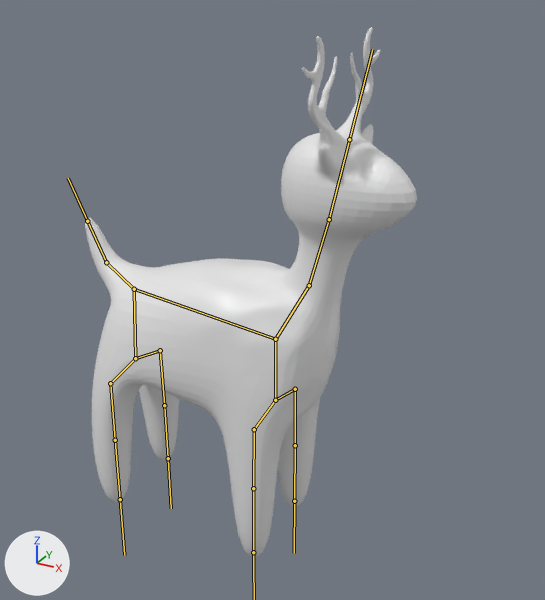
Renders of the FBX model LudumDare49/Assets/Art/Models/animal1.fbx from each side of a commit.
The view is the same before and after, from a 50 mm lens placed at (4.59, -8.44, 8.41), pointed at (-0.18, 0.23, 4.08). Arrows for +X, +Y and +Z are at lower left; the lights stay in place. The bones that bend it are drawn over the model as lines.
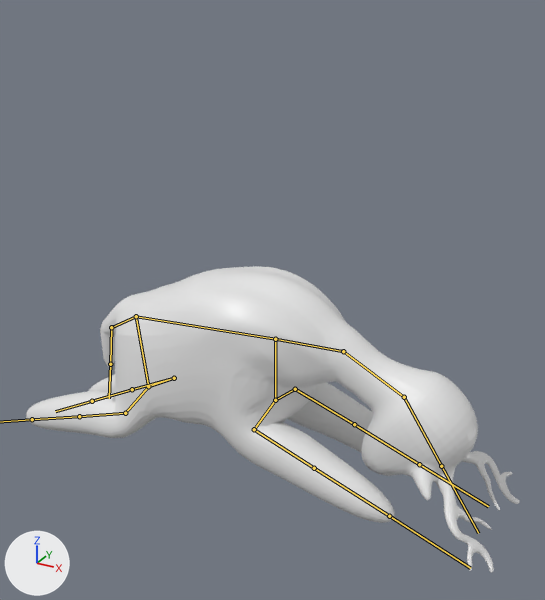
The newer file adds an action. The first version stands in its rest pose; the second is drawn at frame 60 of the action 'Armature|Die'.

What the commit changed:
Bone 'Bone.001' (bone_bone_001) turns from (0, 0, 0) to (0, 0, -58) degrees about its own x, y and z.
Bone 'Bone.002' (bone_bone_002) turns from (0, 0, 0) to (0, 0, -44) degrees about its own x, y and z.
Bone 'Bone.003' (bone_bone_003) turns from (0, 0, 0) to (0, 0, -31) degrees about its own x, y and z.
Bone 'Bone.004' (bone_bone_004) turns from (0, 0, 0) to (0, 0, 11) degrees about its own x, y and z.
Bone 'Bone.005' (bone_bone_005) turns from (0, 0, 0) to (0, 0, 54) degrees about its own x, y and z.
Bone 'Bone.006' (bone_bone_006) turns from (0, 0, 0) to (0, 0, 82) degrees about its own x, y and z.
Bone 'Bone.012' (bone_bone_012) turns from (0, 0, 0) to (1, -1, -81) degrees about its own x, y and z.
Bone 'Bone.015' (bone_bone_015) turns from (0, 0, 0) to (3, 3, -73) degrees about its own x, y and z.
Bone 'Bone.018' (bone_bone_018) turns from (0, 0, 0) to (1, 1, 72) degrees about its own x, y and z.
Bone 'Bone.021' (bone_bone_021) turns from (0, 0, 0) to (1, -2, -71) degrees about its own x, y and z.

What differs and where, as boxes (x1, y1, x2, y2) in the pictures (545 x 600 px):
'Cube', posed (49% wider, 42% shorter): before (85, 27, 417, 557); after (26, 266, 520, 573)
bone 'Bone.001', root to tip: before (275, 339) to (309, 285); after (275, 339) to (343, 351)
bone 'Bone.002', root to tip: before (309, 285) to (329, 219); after (343, 351) to (404, 397)
bone 'Bone.003', root to tip: before (329, 219) to (349, 139); after (404, 397) to (441, 466)
bone 'Bone.004', root to tip: before (275, 339) to (134, 289); after (275, 339) to (136, 316)
bone 'Bone.005', root to tip: before (134, 289) to (106, 262); after (136, 316) to (111, 327)
bone 'Bone.006', root to tip: before (106, 262) to (87, 221); after (111, 327) to (110, 364)
bone 'Bone.012', root to tip: before (110, 383) to (115, 440); after (125, 413) to (79, 416)
bone 'Bone.015', root to tip: before (160, 350) to (164, 405); after (174, 378) to (132, 389)
bone 'Bone.018', root to tip: before (254, 429) to (253, 488); after (254, 429) to (314, 468)
bone 'Bone.021', root to tip: before (295, 389) to (295, 445); after (295, 389) to (354, 424)
